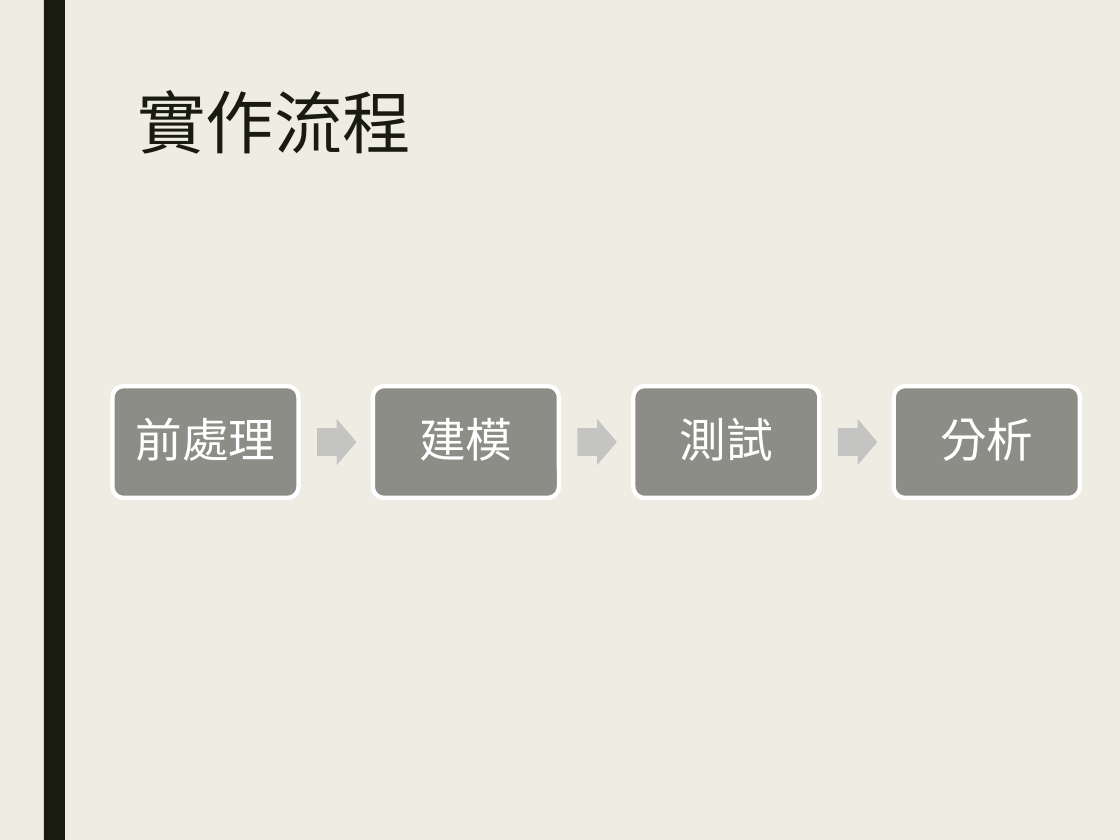
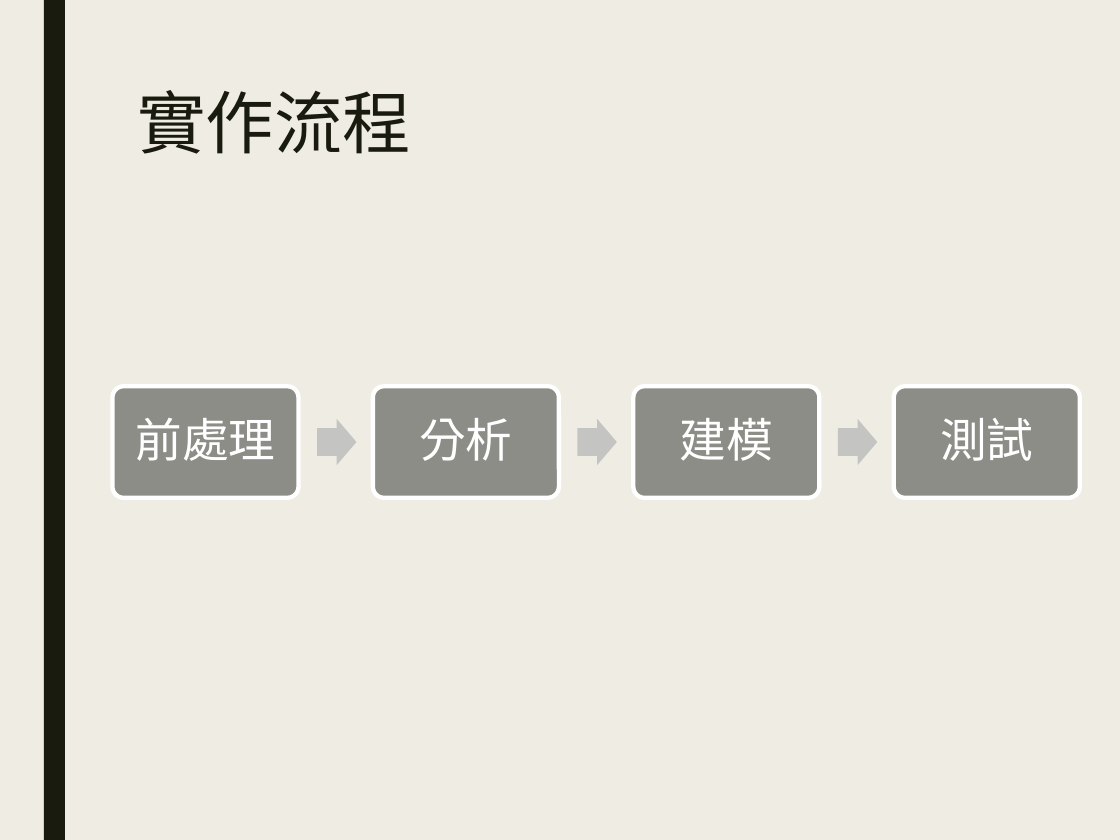
Before and after one commit to Niomoo/nckudm, a slide deck: slide 2 of Final Project/TITANIC資料分析.pptx. Drawn at 1120x840 pixels with LibreOffice and Linux fonts; fonts in the diff are those of the drawing. Boxes give left, top, right and bottom in pixels: in the first picture for what was removed or moved away, otherwise in the second. Text is boxed around its words. In the diff, an @@ line names an element or a change of style, - is before the commit and + after.

Commit message:
Update presentation ppt

```diff
--- a/Final Project/TITANIC資料分析.pptx
+++ b/Final Project/TITANIC資料分析.pptx
@@ text "分析" moved from (x1=940, y1=418, x2=1033, y2=461) to (x1=419, y1=418, x2=512, y2=461) @@
@@ text "建模" moved from (x1=419, y1=418, x2=512, y2=461) to (x1=680, y1=418, x2=773, y2=461) @@
@@ text "測試" moved from (x1=680, y1=418, x2=773, y2=461) to (x1=940, y1=418, x2=1033, y2=461) @@
```
